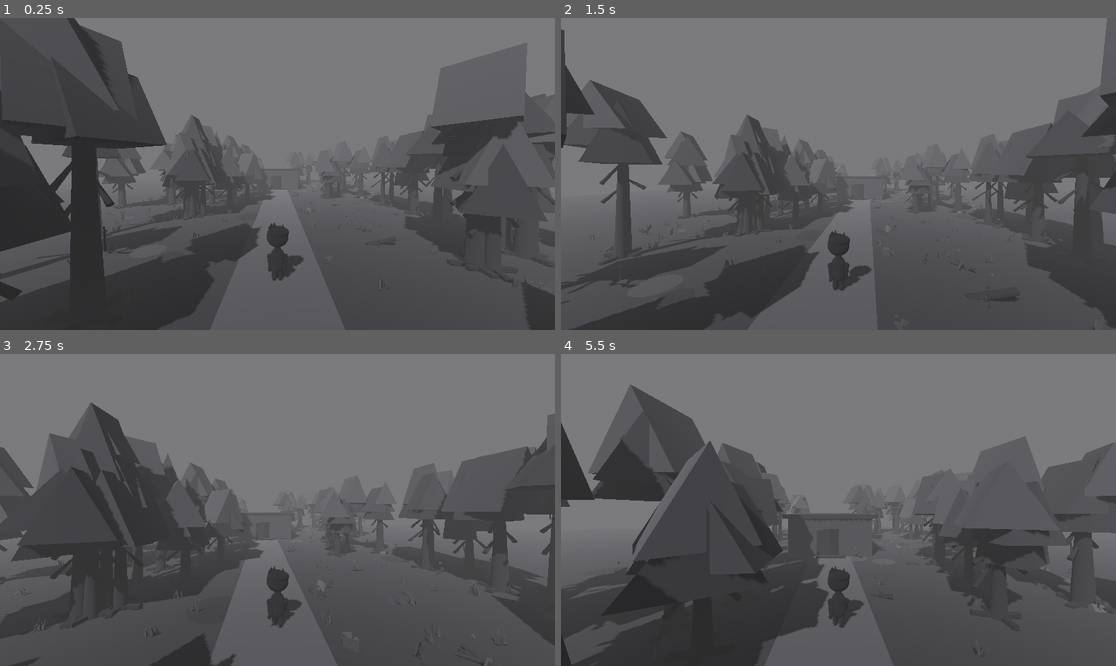
Above: before the commit, frames 1-4 (two rows, left to right).
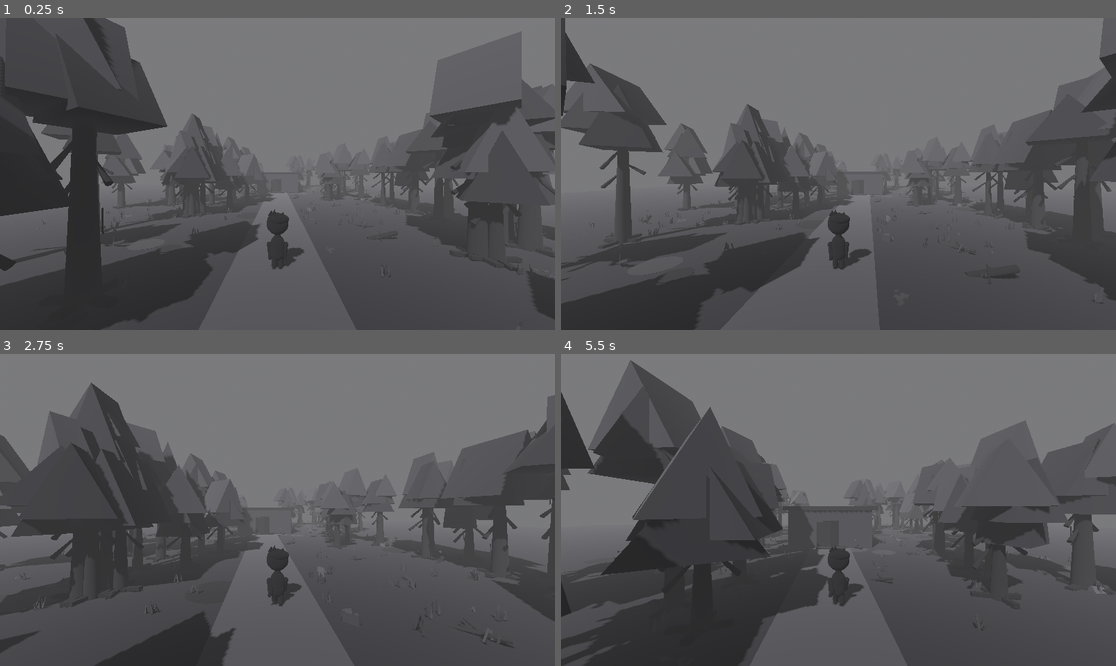
Above: after the commit, the same moments.

Repository: leto98/Monochrome
Game: Godot game, scene res://scenes/main.tscn
Two runs of this game, one before a commit and one after it. Both use one fixed random seed, a clock stepped at 60 frames per second and the inputs below.
Inputs (mouse positions are in pixels of both pictures, inside the frame that each line leads up to):
- Up to frame 1 (0.25 s): no input
- Up to frame 2 (1.5 s): tap Enter at 0.5 s; move the mouse to (866, 174) at 0.52 s; hold W from 0.53 s (still down); tap E at 0.6 s; tap Space at 0.77 s; move the mouse to (810, 174) at 1.27 s; tap Alt at 1.35 s
- Up to frame 3 (2.75 s): keep holding W; tap Space at 1.52 s; move the mouse to (288, 503) at 2.02 s; tap Enter at 2.1 s
- Up to frame 4 (5.5 s): keep holding W; move the mouse to (832, 516) at 2.77 s; tap Shift at 2.85 s; tap Space at 3.02, 3.77, 4.52 s; move the mouse to (877, 513) at 3.52 s; tap E at 3.6 s; move the mouse to (794, 506) at 4.27 s; tap Alt at 4.35 s; move the mouse to (844, 510) at 5.02 s; tap Enter at 5.1 s

The runs differ from the first frame. In frame 1, 11% of the frame differs, in the area x 0-100%, y 0-100%; in frame 2, 14%; in frame 3, 13%; in frame 4, 14%, in the area x 0-100%, y 2-100%.
Error after the commit: Cannot call method 'look_at' on a null value. (res://scripts/player.gd:38)

Commit message:
Add camera pivot for character-centered orbit

Diff:
--- a/scripts/main.gd
+++ b/scripts/main.gd
@@ -498,12 +498,18 @@
 	collider.shape = capsule
 	player.add_child(collider)
 
+	# The camera sits on a pivot near the character's centre, allowing true orbiting.
+	var camera_pivot := Node3D.new()
+	camera_pivot.name = "CameraPivot"
+	camera_pivot.position = Vector3(0.0, 0.65, 0.0)
+	player.add_child(camera_pivot)
+
 	var camera := Camera3D.new()
 	camera.name = "Camera3D"
-	camera.position = Vector3(0, 3.0, 6.8)
+	camera.position = Vector3(0.0, 1.65, 6.8)
 	camera.current = true
-	player.add_child(camera)
-	camera.look_at(player.global_position + Vector3(0, 0.5, -4), Vector3.UP)
+	camera_pivot.add_child(camera)
+	camera.look_at(Vector3.ZERO, Vector3.UP)
 	add_child(player)
 
 func _create_ui() -> void:
